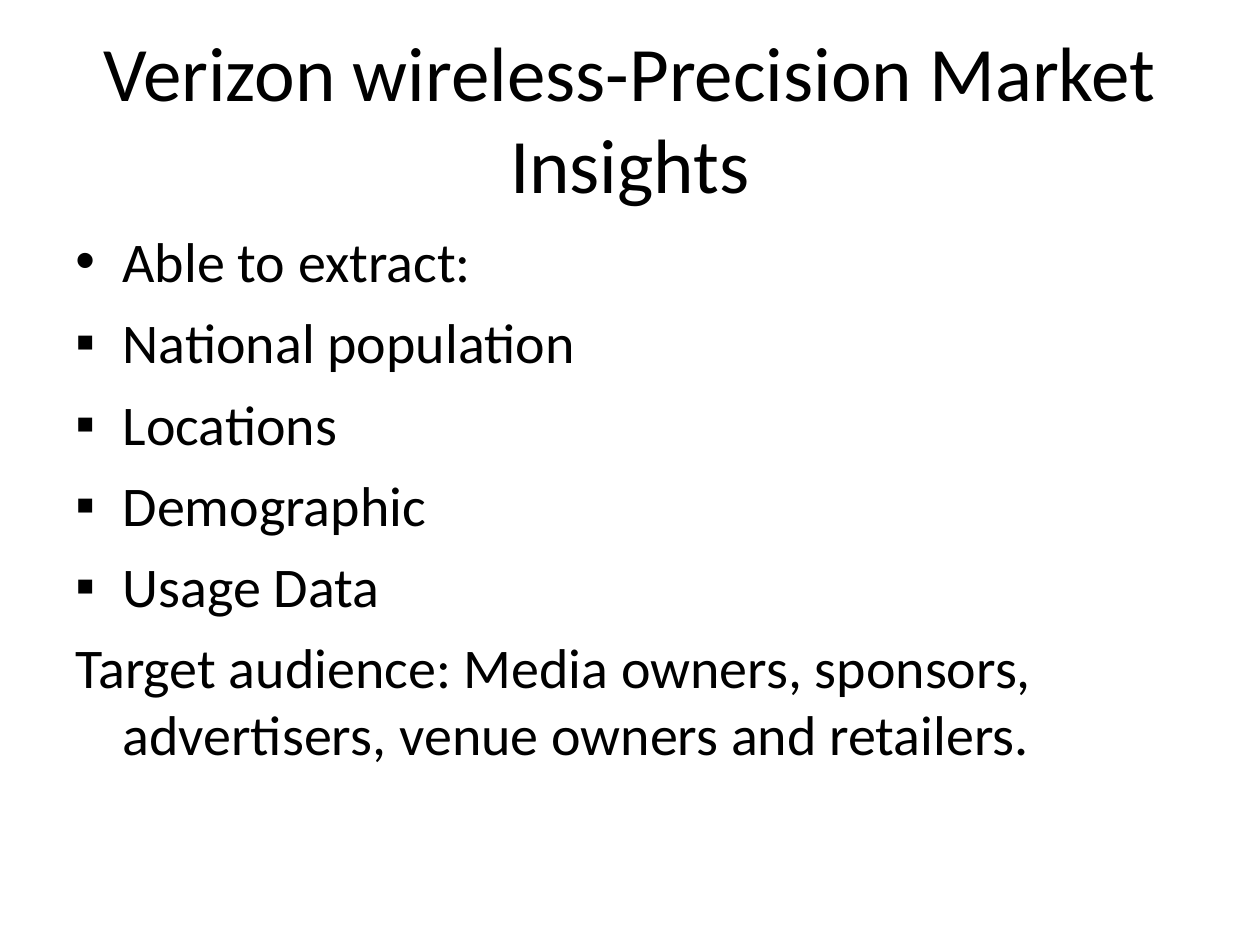
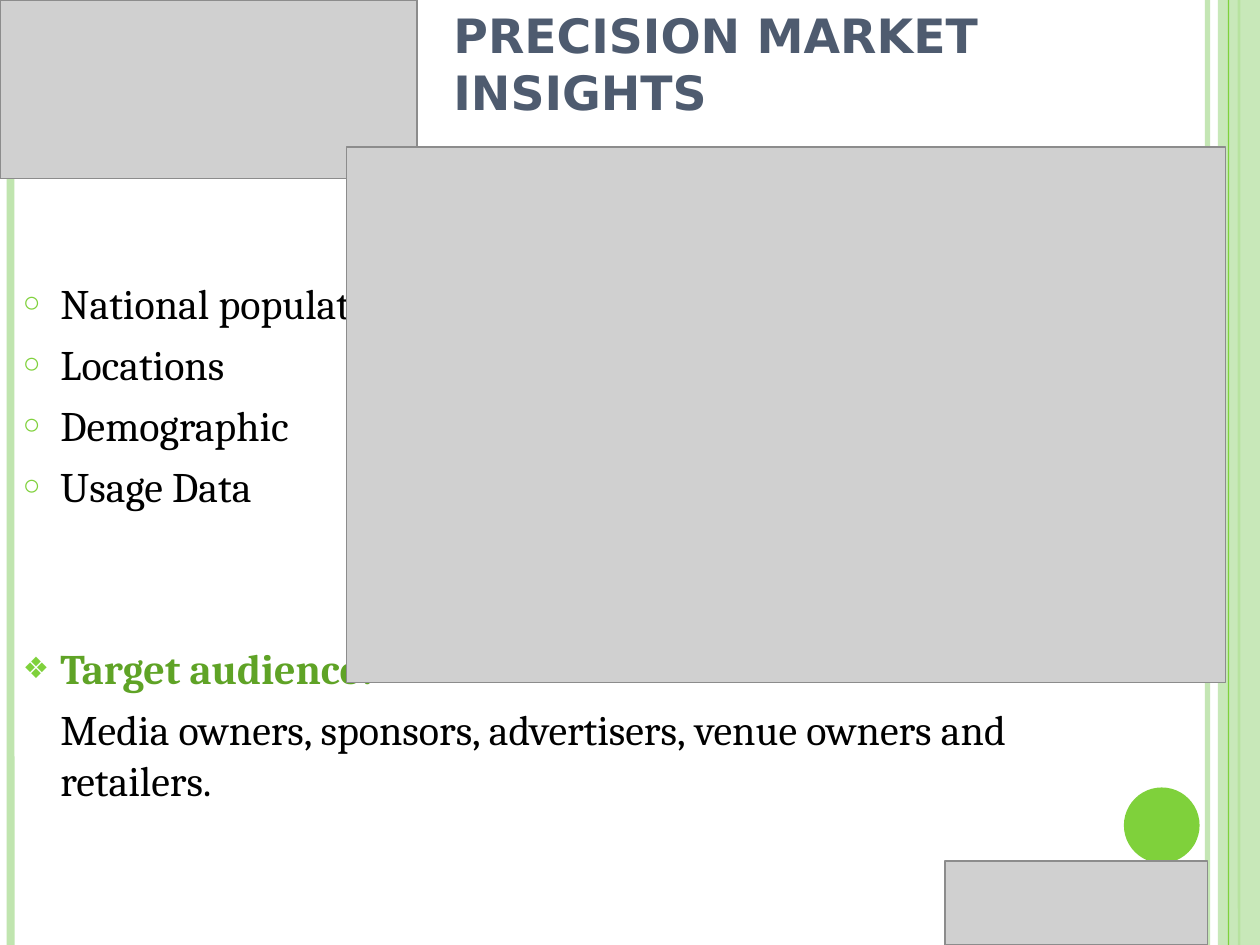
Before and after one commit to NUS-Anonymous/LTA-Data, a slide deck: slide 7 of Business Final Presentation/Presentation1.ppt (slide 5 before the commit). Drawn at 1260x945 pixels with LibreOffice and Linux fonts; fonts in the diff are those of the drawing; grey boxes stand for pictures. Boxes give left, top, right and bottom in pixels: in the first picture for what was removed or moved away, otherwise in the second. Text is boxed around its words. In the diff, an @@ line names an element or a change of style, - is before the commit and + after.

```diff
--- a/Business Final Presentation/Presentation1.ppt
+++ b/Business Final Presentation/Presentation1.ppt
@@ picture added at (x1=0, y1=0, x2=417, y2=179) @@
@@ line added from (10, 0) to (10, 945), #C0E5AF 4.51 pt @@
@@ title "PRECISION MARKET INSIGHTS" at (x1=453, y1=18, x2=978, y2=111): vertical alignment middle to bottom @@
@@ title at (x1=453, y1=18, x2=978, y2=111): text changed; size 44 to 27 pt; font Calibri to DejaVu Sans; text colour #000000 to #4E5B6F; bold on @@
-Verizon wireless-Precision Market Insights
+PRECISION MARKET INSIGHTS
@@ line added from (1207, 0) to (1207, 945), #C0E5AF 3 pt @@
@@ rectangle added at (x1=1218, y1=0, x2=1260, y2=945), fill #C0E5AF at 87% opacity @@
@@ line added from (1228, 0) to (1228, 945), #7FD13B 0.74 pt @@
@@ line added from (1239, 0) to (1239, 945), #7FD13B 1.5 pt @@
@@ picture added at (x1=346, y1=147, x2=1226, y2=683) @@
@@ text "National population" moved from (x1=75, y1=243, x2=1031, y2=762) to (x1=60, y1=280, x2=1006, y2=797) @@
@@ text at (x1=123, y1=243, x2=471, y2=283): paragraph removed @@
-• Able to extract:
@@ text at (x1=60, y1=280, x2=406, y2=512): size 32 to 24 pt, font Calibri to Cambria in "National population", "Locations", "Demographic", "Usage Data"; bullet ▪ to ○; less space between paragraphs; bullet colour #000000 to #7FD13B @@
@@ text at (x1=60, y1=646, x2=1006, y2=797): text changed; size 32 to 24 pt; font Calibri to Cambria @@
-Target audience: Media owners, sponsors, advertisers, venue owners and retailers.
+❖ Target audience:
+Media owners, sponsors, advertisers, venue owners and retailers.
@@ ellipse added at (x1=1124, y1=788, x2=1200, y2=863), fill #7FD13B @@
@@ picture added at (x1=945, y1=861, x2=1207, y2=945) @@
```
Also in this commit, not shown: 20 other slides changed, 4 slides added, 2 slides removed, 26 other files.
